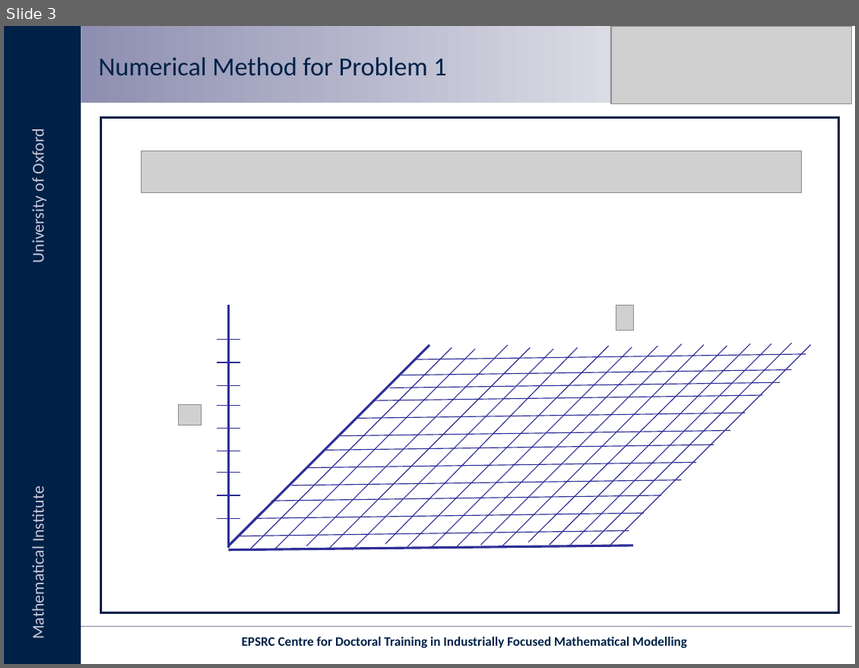
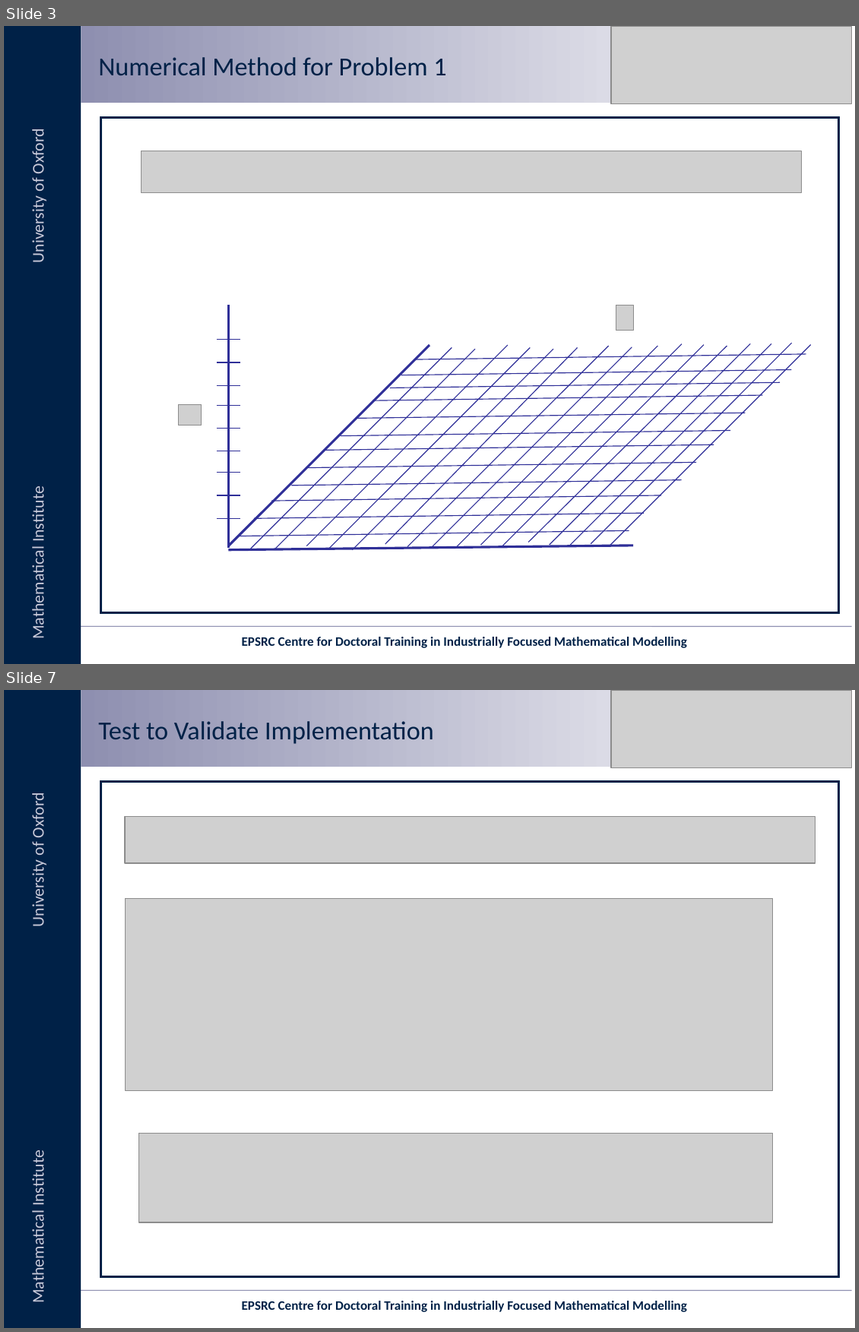
Before and after one commit to bmetherall/Scientific_Computing_Case_Study, a slide deck: Presentation_Case_Study_3.pptx. Shown one above the other, each under a label of ours: slide 3 before the commit, slides 3 and 7 after it; the slides between them are not shown. The pictures are 859x668 and 859x1332 pixels, drawn with LibreOffice and Linux fonts; fonts in the diff are those of the drawing; grey boxes stand for pictures; background and template pictures are left out. Boxes give left, top, right and bottom in pixels: in the first picture for what was removed or moved away, otherwise in the second. Text is boxed around its words. In the diff, an @@ line names an element or a change of style, - is before the commit and + after.

Commit message:
renamed a picture and updated presentation

```diff
--- a/Presentation_Case_Study_3.pptx
+++ b/Presentation_Case_Study_3.pptx
@@ slide 7 added at (4,690,855,1328), background #FFFFFF @@
@@ rectangle added at (4,690,81,1328), fill #002147 @@
@@ rectangle added at (81,691,855,768), fill gradient #8E8FB0 to #FFFFFF @@
@@ picture added at (611,691,852,768) @@
@@ text added at (98,721,434,744), 22 pt, text #002147 @@
+Test to Validate Implementation
@@ text added at (28,797,49,926), 14 pt, text #C9C9D9 @@
+University of Oxford
@@ rectangle added at (101,781,839,1277), outline #002147 2 pt @@
@@ picture added at (125,817,815,863) @@
@@ picture added at (125,898,772,1091) @@
@@ picture added at (139,1134,772,1223) @@
@@ text added at (28,1156,49,1301), 14 pt, text #C9C9D9 @@
+Mathematical Institute
@@ line added from (78, 1291) to (852, 1291), #8E8FB0 0.75 pt @@
@@ text added at (242,1301,687,1312), 11 pt, text #002147, bold @@
+EPSRC Centre for Doctoral Training in Industrially Focused Mathematical Modelling
```
Also in this commit, not shown: 3 slides changed, 1 other file.
